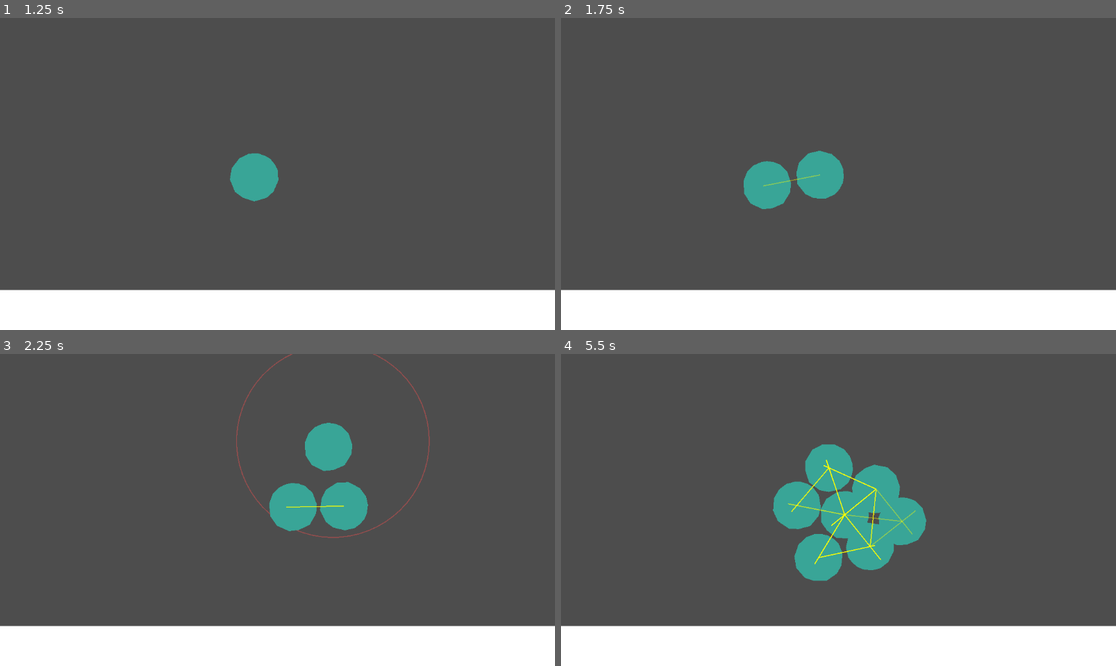
Above: before the commit, frames 1-4 (two rows, left to right).
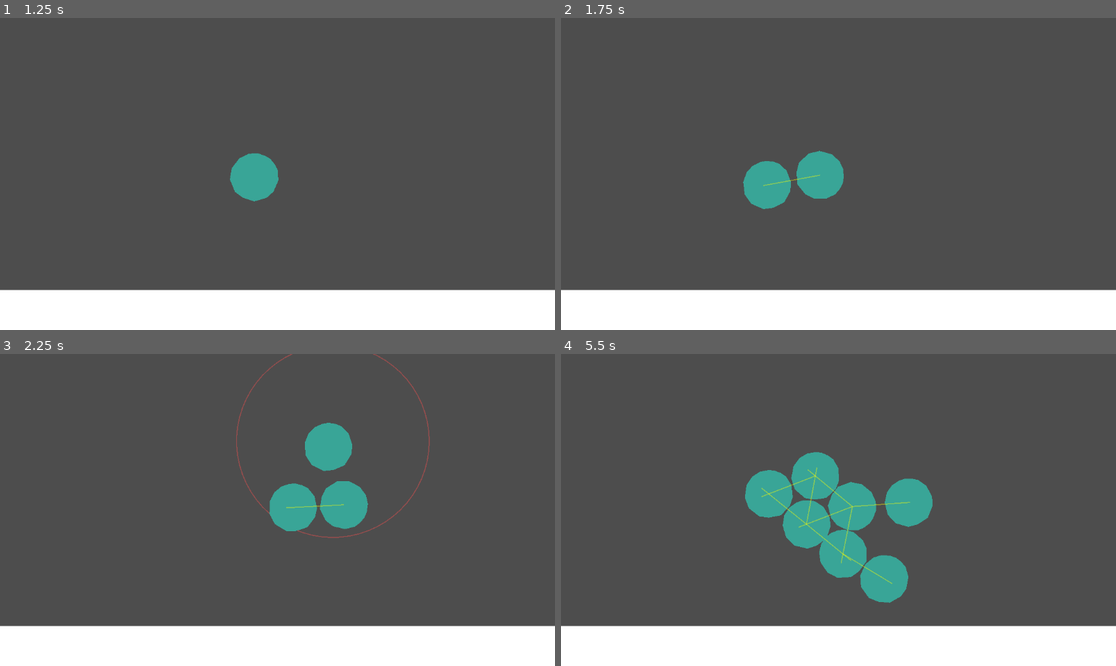
Above: after the commit, the same moments.

Repository: aeriab/testing-joints
Game: Godot game, scene res://game.tscn
Same seed, same stepped clock (60 frames per second), same inputs: the game is played once before the commit and once after it.
Inputs (mouse positions are in pixels of both pictures, inside the frame that each line leads up to):
- Up to frame 1 (1.25 s): tap Enter at 0.5 s; move the mouse to (399, 158) at 0.52 s; tap T (spawn) at 0.6 s; click (399, 158) at 0.67 s
- Up to frame 2 (1.75 s): move the mouse to (727, 189) at 1.27 s; tap T (spawn) at 1.35 s; click (727, 189) at 1.42 s
- Up to frame 3 (2.25 s): move the mouse to (333, 441) at 2.02 s; tap T (spawn) at 2.1 s; click (333, 441) at 2.17 s
- Up to frame 4 (5.5 s): move the mouse to (810, 572) at 2.77 s; tap T (spawn) every 0.75 s from 2.85 to 5.1 s; click (810, 572) at 2.92 s; move the mouse to (1005, 556) at 3.52 s; click (1005, 556) at 3.67 s; move the mouse to (672, 463) at 4.27 s; click (672, 463) at 4.42 s; move the mouse to (866, 510) at 5.02 s; click (866, 510) at 5.17 s

Frame 1 is identical in both runs. In frame 2, less than 0.1% of the frame differs, in the area x 32-51%, y 42-62%; in frame 3, 0.2%; in frame 4, 6.4%, in the area x 33-67%, y 28-80%.

Commit message:
Ropes satisfyingly break apart

Diff:
--- a/Stone.gd
+++ b/Stone.gd
@@ -24,29 +24,35 @@
 @export var rope_joint_scene: PackedScene
 @export var spring_joint_scene: PackedScene
 @export var separation: float = 0
+@export var connection_buffer: float = 150.0
 var radius: float = 50
+
+var connected_bodies: Array[RigidBody2D] = []
 
 func _on_body_entered(body: Node) -> void:
 	if body.is_in_group("connectable"):
 		if get_instance_id() < body.get_instance_id():
 			var joint_distance: float = radius + body.radius + separation
-			print("joint distance: " + str(joint_distance))
+			if (body not in connected_bodies) and (joint_distance - connection_buffer < (body.global_position - global_position).length()):
+				connected_bodies.append(body)
 
-			# Rope joint
-			var rope_joint = rope_joint_scene.instantiate() as RopeJoint
-			get_tree().current_scene.add_child(rope_joint)
-			rope_joint.body1 = self
-			rope_joint.body2 = body
-			rope_joint.max_distance = joint_distance
+				# Rope joint
+
+				var rope_joint = rope_joint_scene.instantiate() as RopeJoint
+				get_tree().current_scene.add_child(rope_joint)
+				rope_joint.body1 = self
+				rope_joint.body2 = body
+				rope_joint.pull_back_distance = joint_distance
+				rope_joint.disconnect_distance = joint_distance + 5.0
 
 
 
-			# Spring joint
-			#var spring_joint = spring_joint_scene.instantiate() as DampedSpringJoint2D
-			#get_tree().current_scene.add_child(spring_joint)
-			#spring_joint.global_position = global_position
-			#spring_joint.node_a = spring_joint.get_path_to(self)
-			#spring_joint.node_b = spring_joint.get_path_to(body)
-			#spring_joint.length = joint_distance
-			#spring_joint.rest_length = joint_distance
-			#spring_joint.setup_bodies()
+				# Spring joint
+				var spring_joint = spring_joint_scene.instantiate() as DampedSpringJoint2D
+				get_tree().current_scene.add_child(spring_joint)
+				spring_joint.global_position = global_position
+				spring_joint.node_a = spring_joint.get_path_to(self)
+				spring_joint.node_b = spring_joint.get_path_to(body)
+				spring_joint.length = joint_distance
+				spring_joint.rest_length = joint_distance
+				spring_joint.setup_bodies()
--- a/rope_joint.gd
+++ b/rope_joint.gd
@@ -4,17 +4,21 @@
 @export var body1: RigidBody2D
 @export var body2: RigidBody2D
 
-@export var max_distance: float
+@export var pull_back_distance: float
+@export var disconnect_distance: float
 
 
 func _physics_process(delta: float) -> void:
 	var diff := body2.global_position - body1.global_position
 	var dist := diff.length()
-	if dist > max_distance:
+	if dist > disconnect_distance:
+		body1.connected_bodies.erase(body2)
+		queue_free()
+	elif dist > pull_back_distance:
 		var dir := diff / dist
 		var mid := (body1.global_position + body2.global_position) / 2.0
-		body1.global_position = mid - dir * max_distance / 2.0
-		body2.global_position = mid + dir * max_distance / 2.0
+		body1.global_position = mid - dir * pull_back_distance / 2.0
+		body2.global_position = mid + dir * pull_back_distance / 2.0
 
 	queue_redraw()
 
@@ -25,4 +29,4 @@
 		var dir: Vector2 = Vector2 (	body2.global_position.x - body1.global_position.x,
 										body2.global_position.y - body1.global_position.y).normalized()
 		var local_start := to_local(body1.global_position)
-		draw_line(local_start, local_start + dir * max_distance, Color(1, 1, 0, 0.4), 2.0)
+		draw_line(local_start, local_start + dir * pull_back_distance, Color(1, 1, 0, 0.4), 2.0)
--- a/rope_joint.tscn
+++ b/rope_joint.tscn
@@ -4,3 +4,4 @@
 
 [node name="RopeJoint" type="Node2D" unique_id=1324285322]
 script = ExtResource("1_gon21")
+disconnect_distance = 130.0
